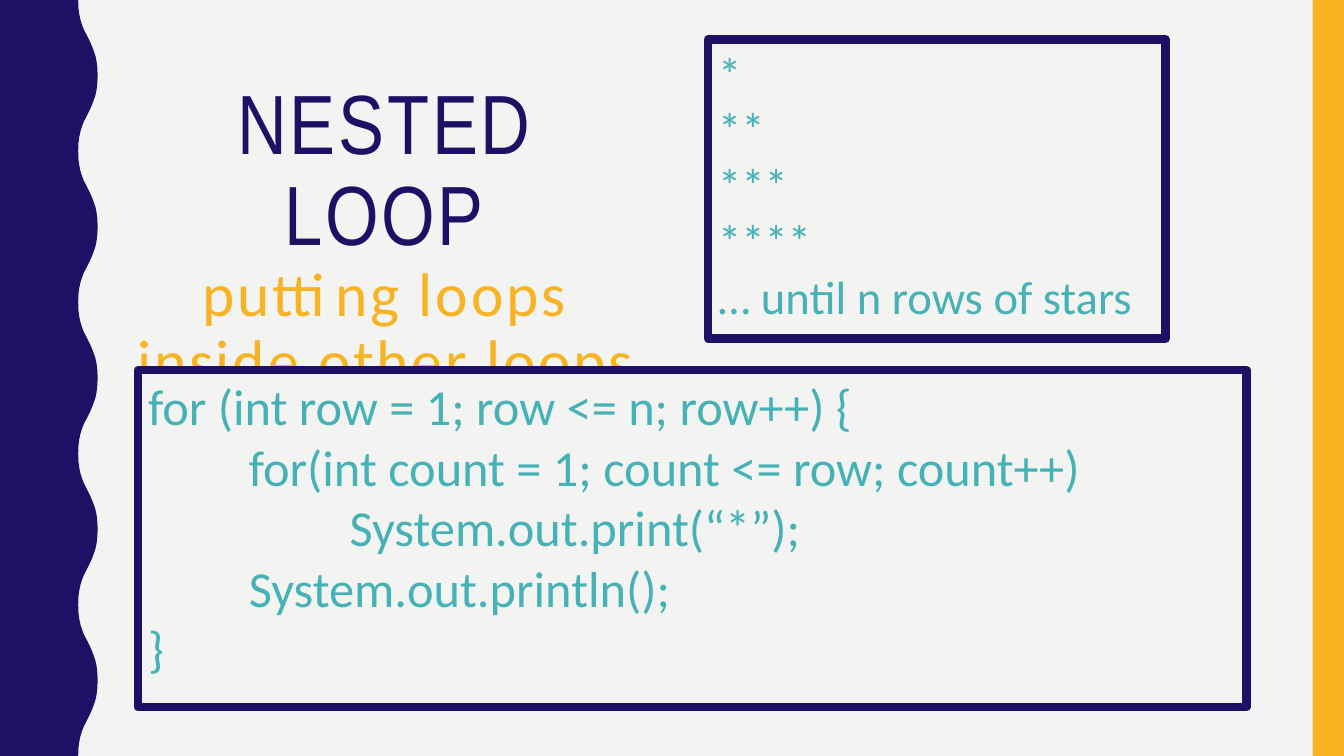
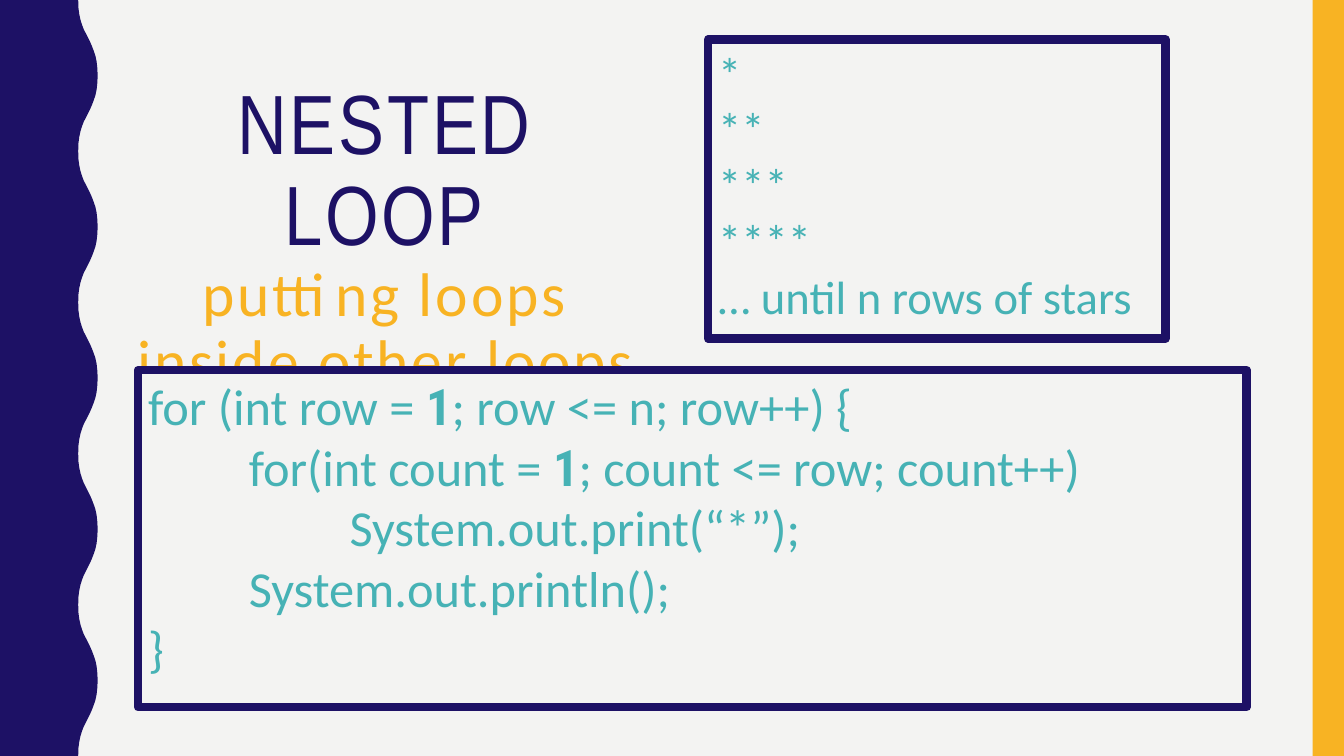
Before and after one commit to annemariecabs/it-girls-camp, a slide deck: slide 6 of slides/Loops.pptx. Drawn at 1344x756 pixels with LibreOffice and Linux fonts; fonts in the diff are those of the drawing. Boxes give left, top, right and bottom in pixels: in the first picture for what was removed or moved away, otherwise in the second. Text is boxed around its words. In the diff, an @@ line names an element or a change of style, - is before the commit and + after.

```diff
--- a/slides/Loops.pptx
+++ b/slides/Loops.pptx
@@ text in rectangle at [148,388,1080,493]: font Calibri to Roboto Condensed, bold on in "1;", "1;" @@
```
Also in this commit, not shown: 1 other slide changed, 3 other files.
